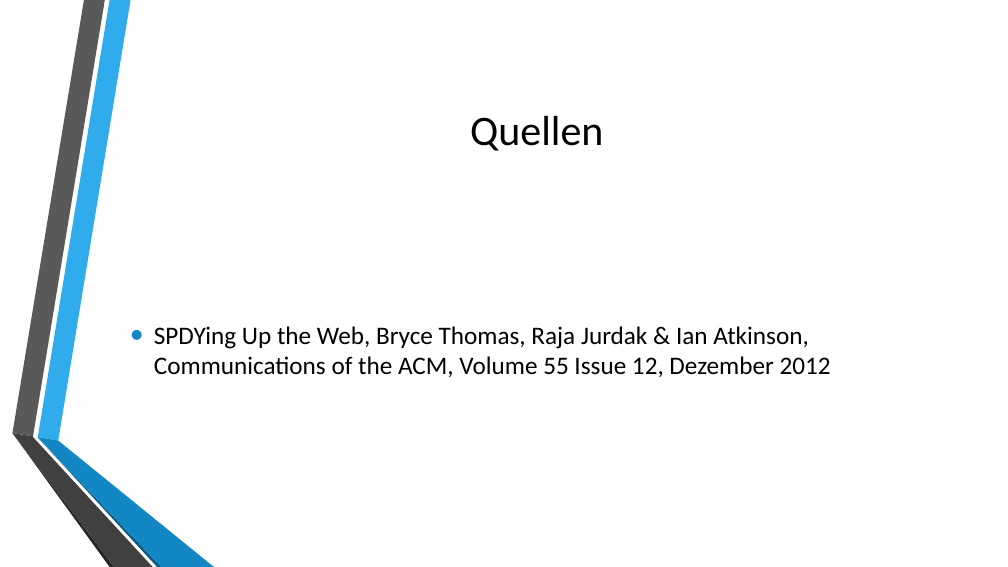
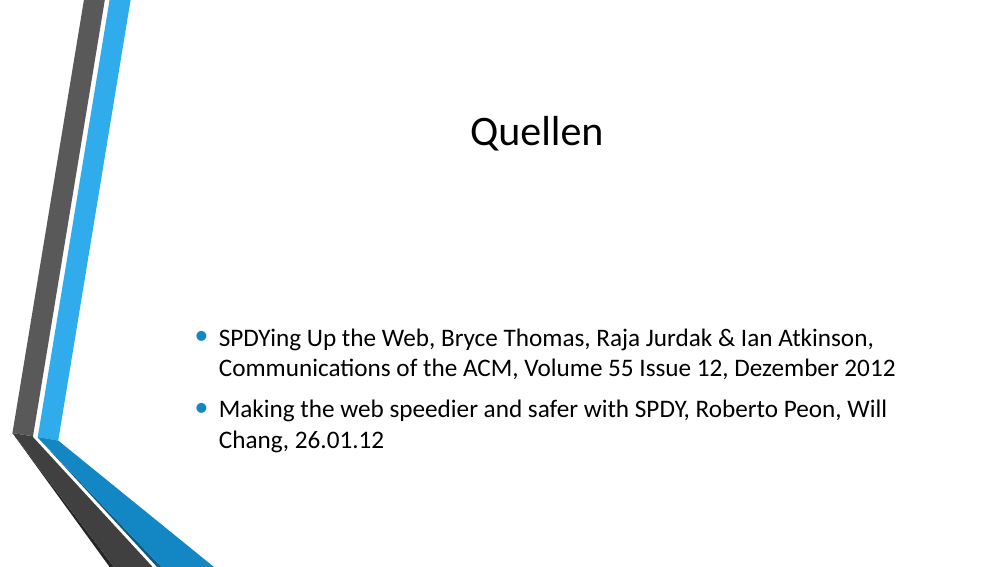
Before and after one commit to autarchprinceps/Reactive-Load-Generator, a slide deck: slide 15 of research/Präsentation.pptx (slide 3 before the commit). Drawn at 1008x567 pixels with LibreOffice and Linux fonts; fonts in the diff are those of the drawing; background and template pictures are left out. Boxes give left, top, right and bottom in pixels: in the first picture for what was removed or moved away, otherwise in the second. Text is boxed around its words. In the diff, an @@ line names an element or a change of style, - is before the commit and + after.

```diff
--- a/research/Präsentation.pptx
+++ b/research/Präsentation.pptx
@@ text "SPDYing Up the Web, Bryce ...": place and size @@
-text "SPDYing Up the Web, Bryce ..." at [154, 326, 831, 377]
+text "SPDYing Up the Web, Bryce ..." at [219, 328, 895, 453]
@@ text at [219, 399, 887, 453]: paragraph added @@
+• Making the web speedier and safer with SPDY, Roberto Peon, Will Chang, 26.01.12
```
Also in this commit, not shown: 1 other slide changed, 12 slides added, 1 other file.
